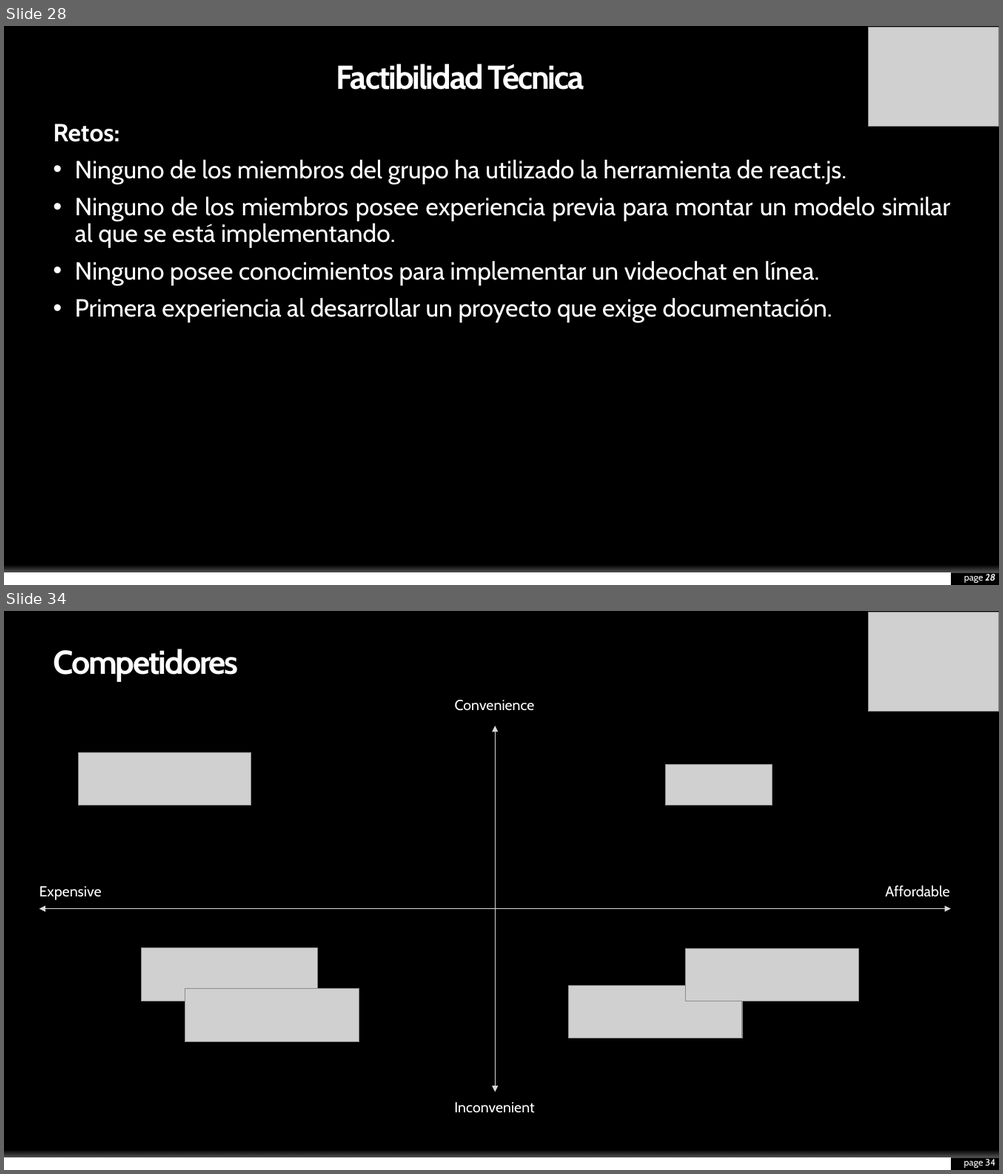
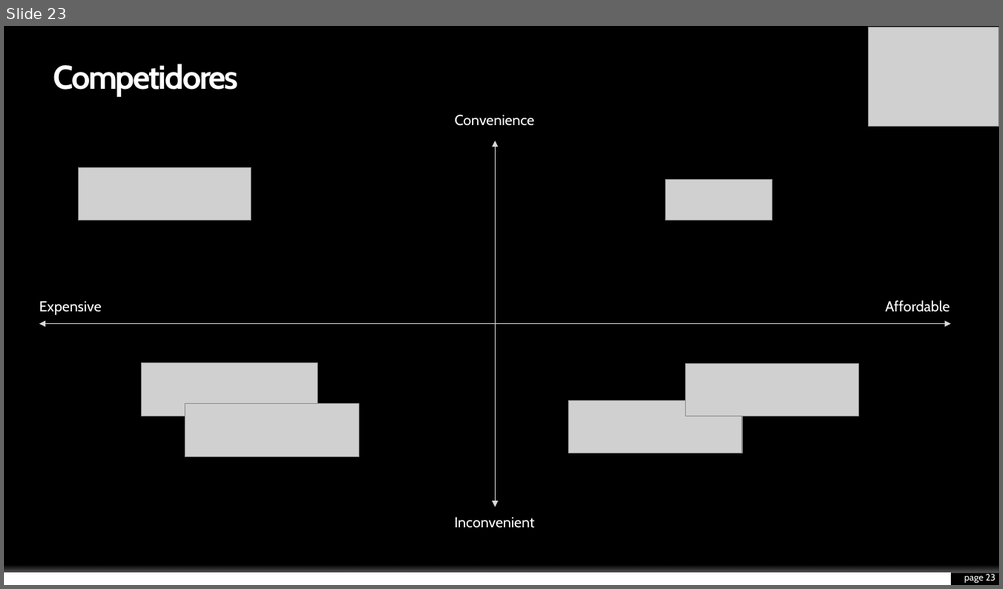
Before and after one commit to KevinHern/ingsoft, a slide deck: Docs/Presentacion_Final/final.pptx. Shown one above the other, each under a label of ours: slides 28 and 34 before the commit, slide 23 after it; the slides between them are not shown. The pictures are 1003x1174 and 1003x589 pixels, drawn with LibreOffice and Linux fonts; fonts in the diff are those of the drawing; grey boxes stand for pictures; background and template pictures are left out. Boxes give left, top, right and bottom in pixels: in the first picture for what was removed or moved away, otherwise in the second. Text is boxed around its words. In the diff, an @@ line names an element or a change of style, - is before the commit and + after.

```diff
--- a/Docs/Presentacion_Final/final.pptx
+++ b/Docs/Presentacion_Final/final.pptx
@@ slide 28 removed at [4,26,999,585], background #000000; not listed: 2 template elements that a slide beside it also shows @@
@@ picture removed at [868,27,999,127] @@
@@ title removed at [336,64,584,90] @@
-Factibilidad Técnica
@@ text removed at [53,124,950,323] @@
-Retos:
-• Ninguno de los miembros del grupo ha utilizado la herramienta de react.js.
-• Ninguno de los miembros posee experiencia previa para montar un modelo similar al que se está implementando.
-• Ninguno posee conocimientos para implementar un videochat en línea.
-• Primera experiencia al desarrollar un proyecto que exige documentación.
@@ page number removed at [964,574,995,583] @@
-page 28
@@ what was slide 34 is now slide 23 @@
@@ page number at [964,574,996,583]: text changed @@
-page 34
+page 23
```
Also in this commit, not shown: 1 slide changed, 10 other slides removed.
